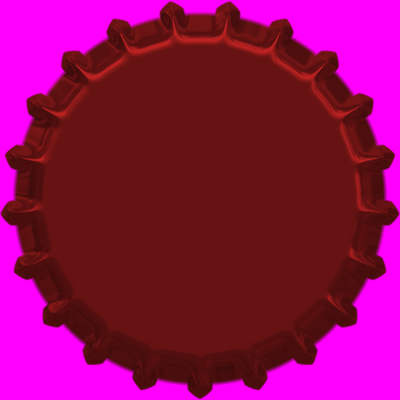
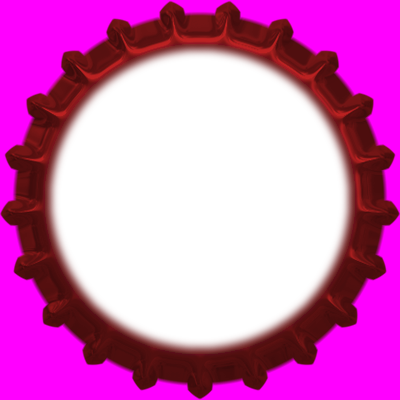
Two versions of the same layered image (400 x 400). Layer-by-layer changes:
painted on "Red" over [42, 41, 358, 357]
